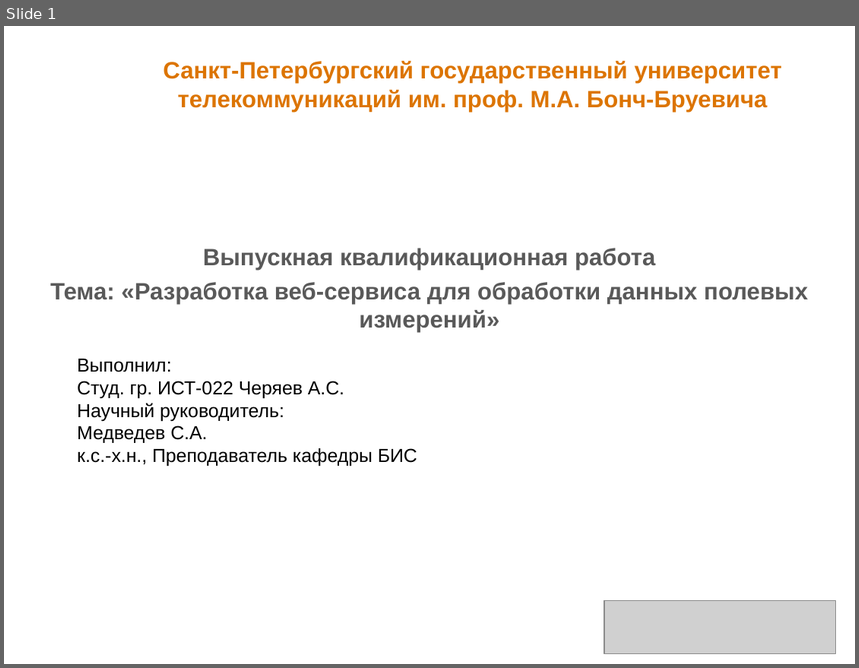
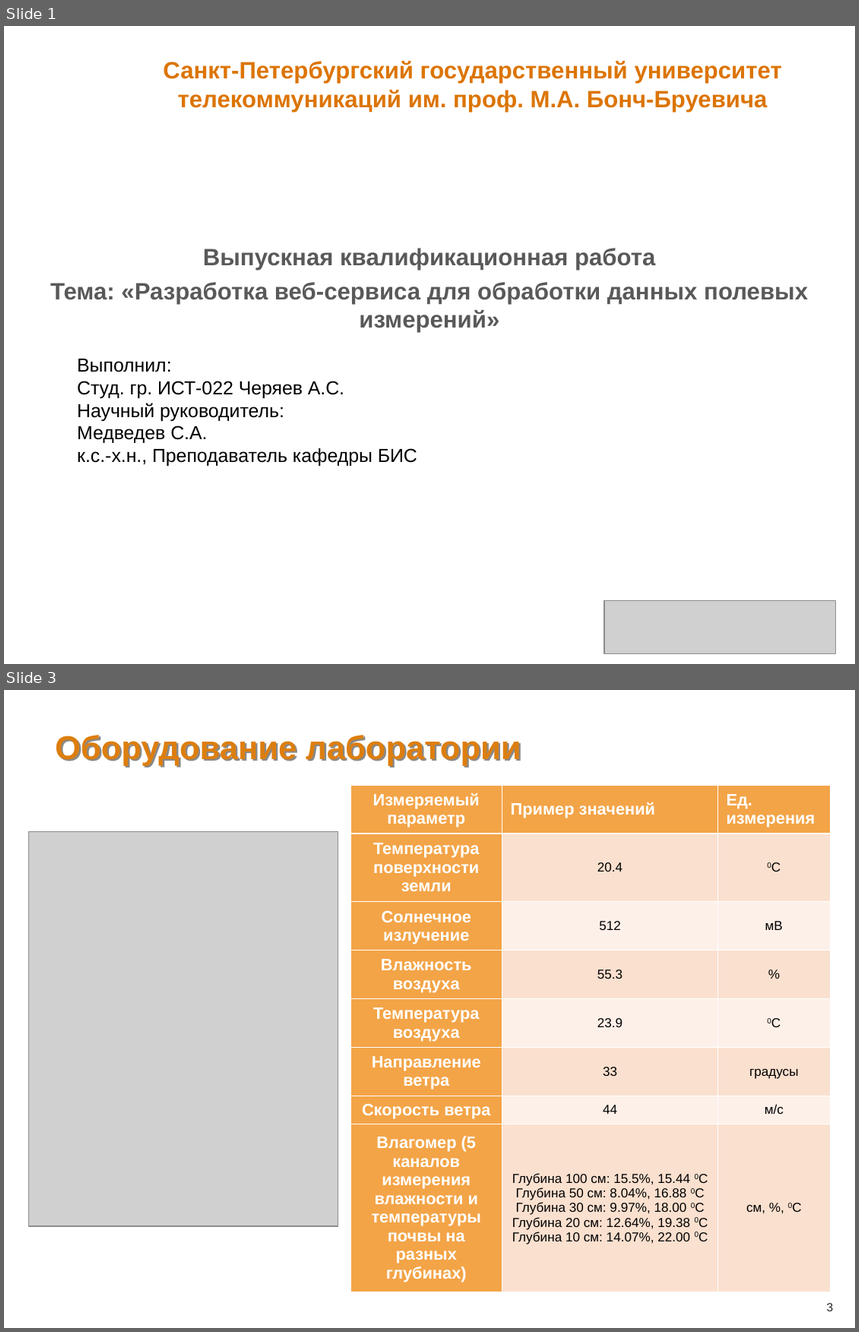
Before and after one commit to kradunches/ari-metiostation, a slide deck: doc/Презентация.ppt. Shown one above the other, each under a label of ours: slide 1 before the commit, slides 1 and 3 after it; the slides between them are not shown. The pictures are 859x668 and 859x1332 pixels, drawn with LibreOffice and Linux fonts; fonts in the diff are those of the drawing; grey boxes stand for pictures; background and template pictures are left out. Boxes give left, top, right and bottom in pixels: in the first picture for what was removed or moved away, otherwise in the second. Text is boxed around its words. In the diff, an @@ line names an element or a change of style, - is before the commit and + after.

```diff
--- a/doc/Презентация.ppt
+++ b/doc/Презентация.ppt
@@ slide 3 added at (x1=4, y1=690, x2=855, y2=1328), background picture (left out) @@
@@ title added at (x1=55, y1=735, x2=521, y2=766), 28 pt, text #DD7E0E, bold @@
+Оборудование лаборатории
@@ table added at (x1=351, y1=785, x2=829, y2=1290), 8 rows, 3 columns @@
+Измеряемый параметр | Пример значений | Ед. измерения
+Температура поверхности земли | 20.4 | 0С
+Солнечное излучение | 512 | мВ
+Влажность воздуха | 55.3 | %
+Температура воздуха | 23.9 | 0С
+Направление ветра | 33 | градусы
+Скорость ветра | 44 | м/с
+Влагомер (5 каналов измерения влажности и температуры почвы на разных глубинах) | Глубина 100 см: 15.5%, 15.44 0С / Глубина 50 см: 8.04%, 16.88 0С / Глубина 30 см: 9.97%, 18.00 0С / Глубина 20 см: 12.64%, 19.38 0С / Глубина 10 см: 14.07%, 22.00 0С | см, %, 0С
@@ picture added at (x1=28, y1=832, x2=338, y2=1227) @@
@@ page number added at (x1=827, y1=1303, x2=834, y2=1312), 10 pt, text #262626 @@
+3
```
Also in this commit, not shown: 5 slides changed, 3 other slides added, 3 slides removed, 3 other files.
